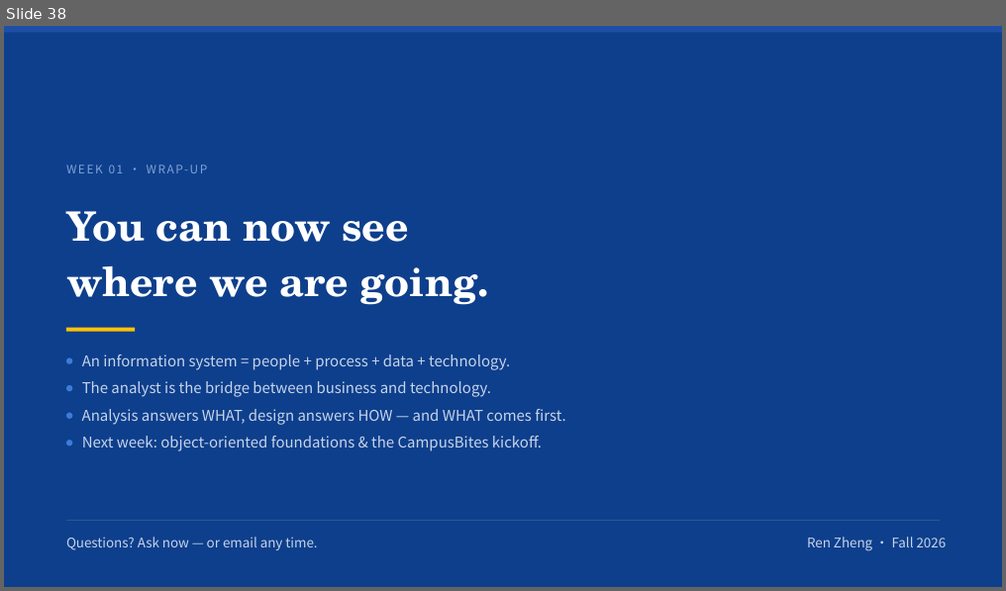
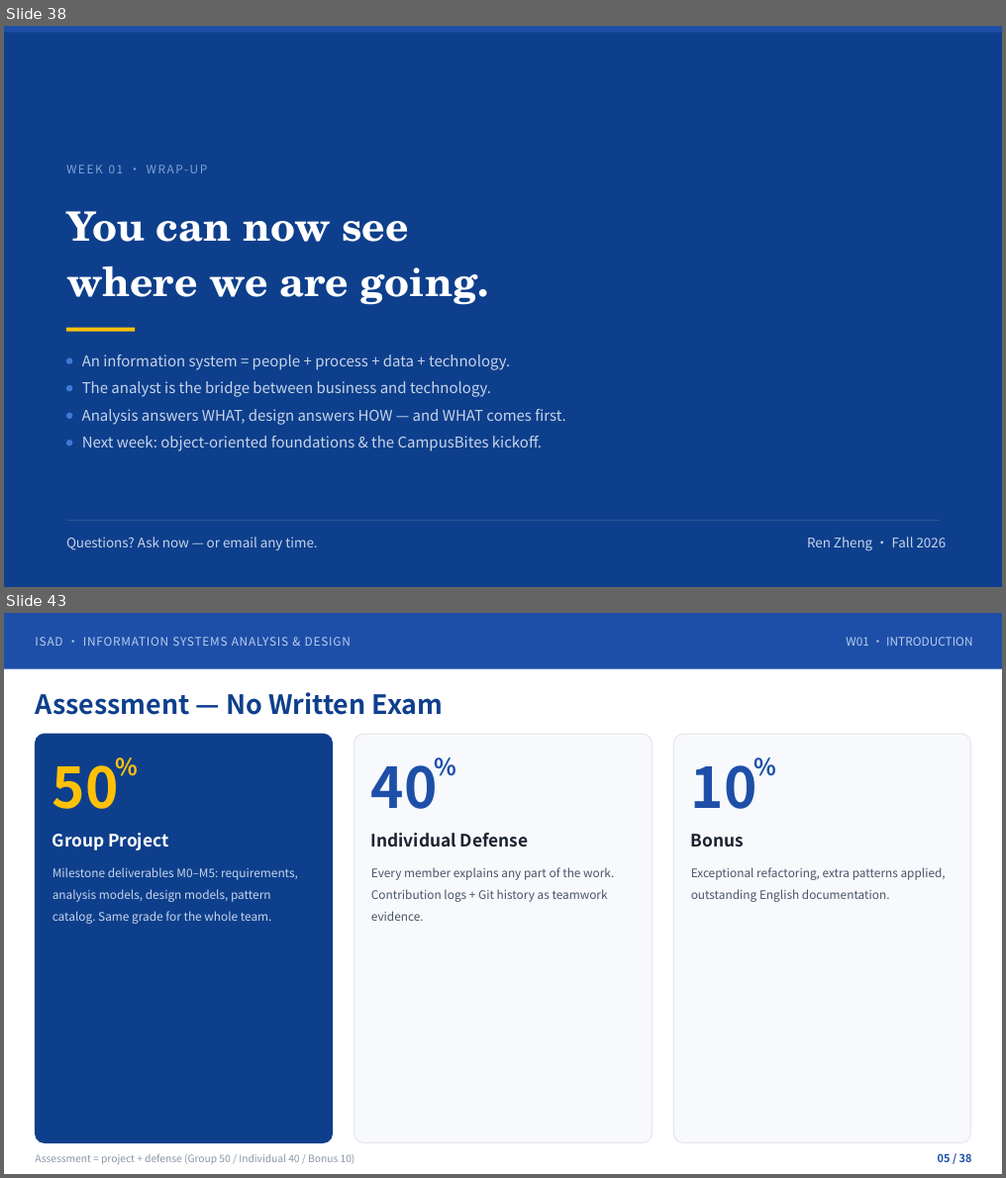
Before and after one commit to klausren/isad-course, a slide deck: 01-slides/W01-Introduction-Systems-Analysts-and-OOAD.pptx. Shown one above the other, each under a label of ours: slide 38 before the commit, slides 38 and 43 after it; the slides between them are not shown. The pictures are 1006x591 and 1006x1178 pixels, drawn with LibreOffice and Linux fonts; fonts in the diff are those of the drawing. Boxes give left, top, right and bottom in pixels: in the first picture for what was removed or moved away, otherwise in the second. Text is boxed around its words. In the diff, an @@ line names an element or a change of style, - is before the commit and + after.

```diff
--- a/01-slides/W01-Introduction-Systems-Analysts-and-OOAD.pptx
+++ b/01-slides/W01-Introduction-Systems-Analysts-and-OOAD.pptx
@@ slide 43 added at (4, 613, 1002, 1174), background #FFFFFF @@
@@ rectangle added at (4, 613, 1002, 669), fill #1E4FA8 @@
@@ text added at (35, 637, 350, 646), 11.2 pt, text #B9CDF0 @@
+ISAD · INFORMATION SYSTEMS ANALYSIS & DESIGN
@@ text added at (846, 637, 972, 646), 11.2 pt, text #B9CDF0 @@
+W01 · INTRODUCTION
@@ text added at (35, 692, 444, 715), 25.5 pt, text #0E3F8C, bold @@
+Assessment — No Written Exam
@@ rounded rectangle added at (36, 734, 333, 1143), fill #0E3F8C, outline #0E3F8C 1 pt @@
@@ text added at (53, 758, 119, 809), 54 pt, text #FFC107, bold @@
+50
@@ text added at (116, 753, 137, 820), 22.5 pt, text #FFC107, bold @@
+%
@@ rounded rectangle added at (354, 734, 652, 1143), fill #F7F9FC, outline #E5E7EB 1 pt @@
@@ text added at (371, 758, 438, 809), 54 pt, text #1E4FA8, bold @@
+40
@@ text added at (435, 753, 455, 820), 22.5 pt, text #1E4FA8, bold @@
+%
@@ rounded rectangle added at (674, 734, 971, 1143), fill #F7F9FC, outline #E5E7EB 1 pt @@
@@ text added at (691, 758, 757, 809), 54 pt, text #1E4FA8, bold @@
+10
@@ text added at (754, 753, 775, 820), 22.5 pt, text #1E4FA8, bold @@
+%
@@ text added at (53, 833, 168, 851), 16.5 pt, text #FFFFFF, bold @@
+Group Project
@@ text added at (371, 833, 528, 848), 16.5 pt, text #1A2230, bold @@
+Individual Defense
@@ text added at (691, 834, 744, 848), 16.5 pt, text #1A2230, bold @@
+Bonus
@@ text added at (53, 867, 298, 924), 11.2 pt, text #C5D4EA @@
+Milestone deliverables M0–M5: requirements, analysis models, design models, pattern catalog. Same grade for the whole team.
@@ text added at (371, 867, 614, 921), 11.2 pt, text #4A5568 @@
+Every member explains any part of the work. Contribution logs + Git history as teamwork evidence.
@@ text added at (691, 867, 945, 902), 11.2 pt, text #4A5568 @@
+Exceptional refactoring, extra patterns applied, outstanding English documentation.
@@ text added at (35, 1155, 355, 1165), 9.8 pt, text #8B97A8 @@
+Assessment = project + defense (Group 50 / Individual 40 / Bonus 10)
@@ text added at (938, 1154, 972, 1162), 10.5 pt, text #1E4FA8, bold @@
+05 / 38
```
Also in this commit, not shown: 37 other slides added.
